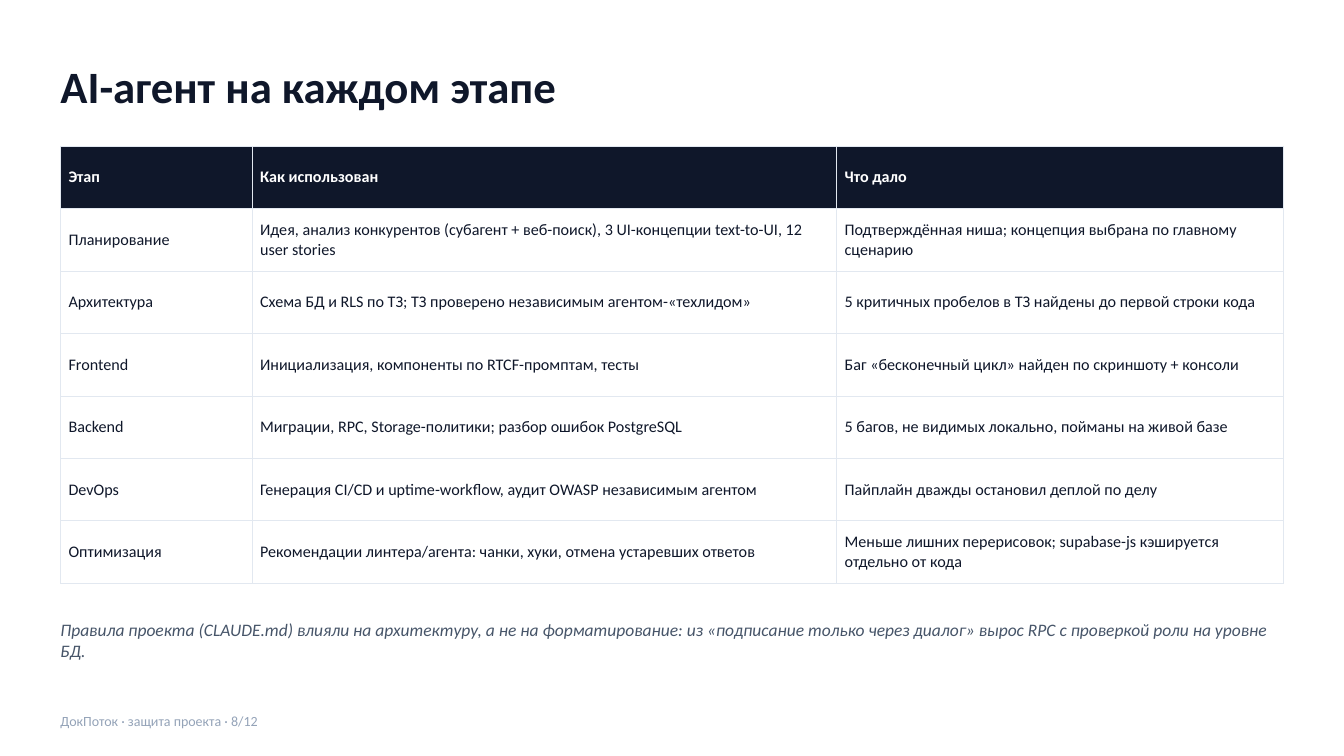
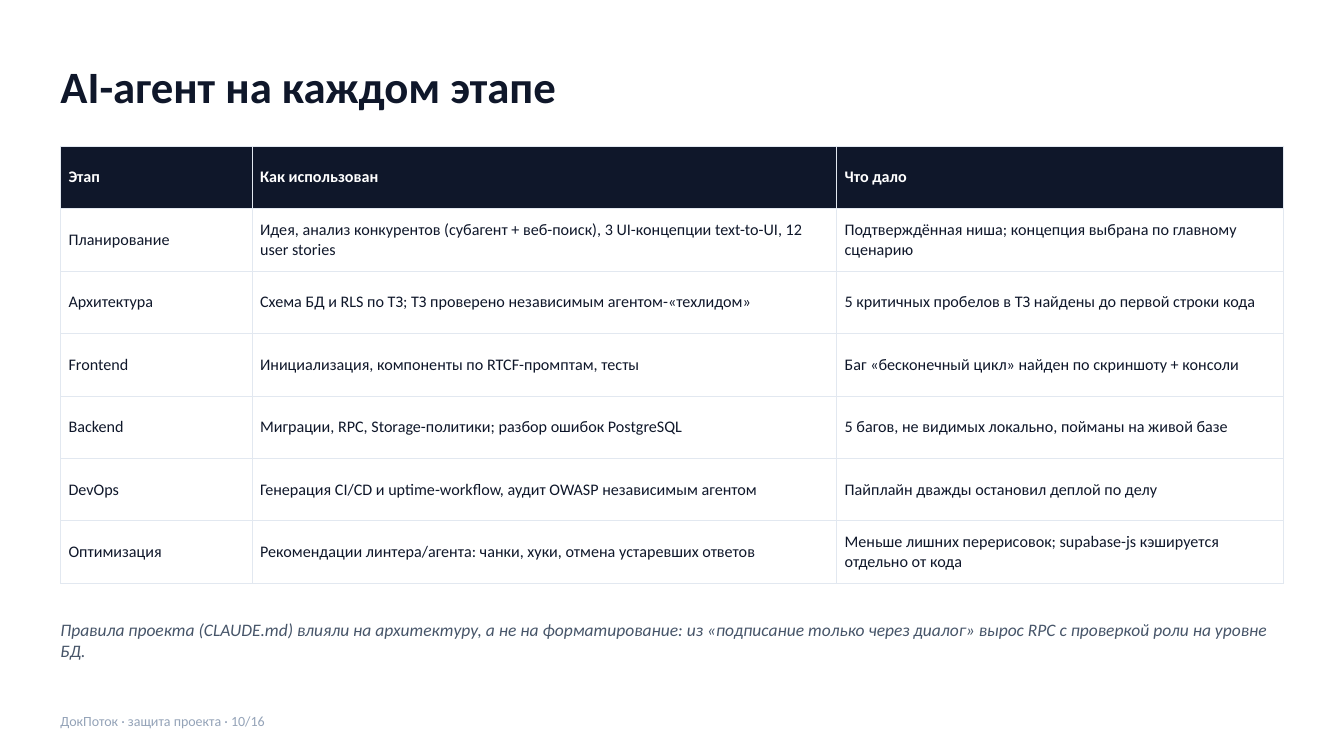
Before and after one commit to topchiiaa-eng/docflow, a slide deck: slide 10 of docs/presentation.pptx (slide 8 before the commit). Drawn at 1344x756 pixels with LibreOffice and Linux fonts; fonts in the diff are those of the drawing. Boxes give left, top, right and bottom in pixels: in the first picture for what was removed or moved away, otherwise in the second. Text is boxed around its words. In the diff, an @@ line names an element or a change of style, - is before the commit and + after.

```diff
--- a/docs/presentation.pptx
+++ b/docs/presentation.pptx
@@ text at (x1=60, y1=716, x2=265, y2=728): text changed @@
-ДокПоток · защита проекта · 8/12
+ДокПоток · защита проекта · 10/16
```
Also in this commit, not shown: 9 other slides changed, 4 slides added, 7 other files.
